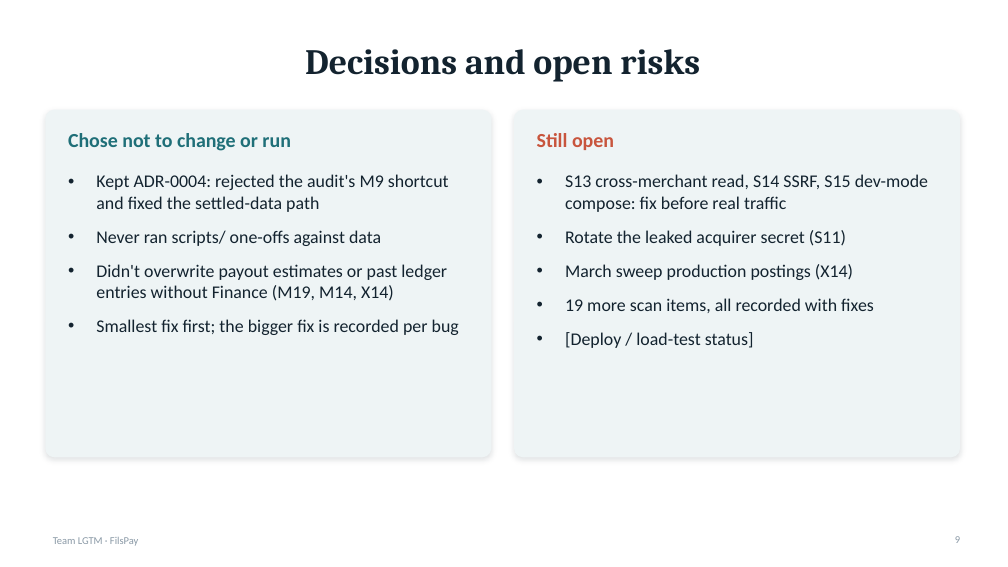
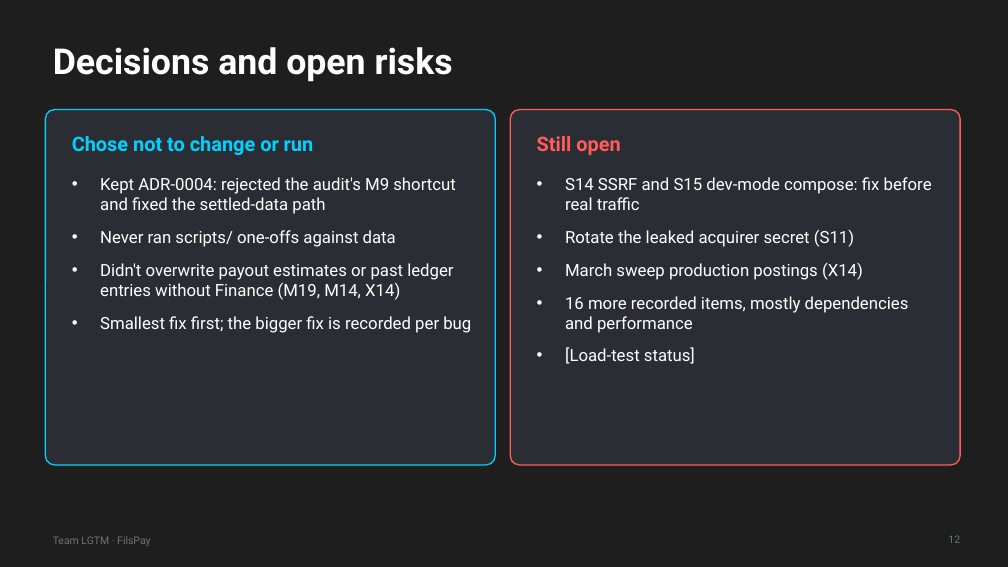
Before and after one commit to akheelnazim/fils-pay, a slide deck: slide 12 of submission/LGTM_FilsPay_Slides.pptx (slide 9 before the commit). Drawn at 1008x567 pixels with LibreOffice and Linux fonts; fonts in the diff are those of the drawing. Boxes give left, top, right and bottom in pixels: in the first picture for what was removed or moved away, otherwise in the second. Text is boxed around its words. In the diff, an @@ line names an element or a change of style, - is before the commit and + after.

```diff
--- a/submission/LGTM_FilsPay_Slides.pptx
+++ b/submission/LGTM_FilsPay_Slides.pptx
@@ background #FFFFFF to #1E1E1E @@
@@ title "Decisions and open risks" at (53, 47, 453, 82): font Cambria to Roboto, text colour #13232F to #FFFFFF; alignment centre to left @@
@@ rounded rectangle: place and size @@
-rounded rectangle at (45, 110, 492, 457)
+rounded rectangle at (45, 110, 495, 465)
@@ rounded rectangle at (45, 110, 495, 465): fill #EEF4F5 to #2A2D33; outline none to #00D1FF 1.25 pt; shadow off @@
@@ rounded rectangle: place and size @@
-rounded rectangle at (514, 110, 960, 457)
+rounded rectangle at (510, 110, 960, 465)
@@ rounded rectangle at (510, 110, 960, 465): fill #EEF4F5 to #2A2D33; outline none to #FF5C5C 1.25 pt; shadow off @@
@@ text "Chose not to change or ..." at (72, 136, 314, 155): font Calibri to Roboto, text colour #1F6F78 to #00D1FF @@
@@ text "Still open" at (537, 136, 620, 155): font Calibri to Roboto, text colour #C8553D to #FF5C5C @@
@@ text "Kept ADR-0004: rejected the audit's ..." at (100, 177, 471, 333): size 17 to 16 pt, font Calibri to Roboto, text colour #13232F to #FFFFFF @@
@@ text at (565, 177, 932, 210): text changed; size 17 to 16 pt; font Calibri to Roboto; text colour #13232F to #FFFFFF @@
-• S13 cross-merchant read, S14 SSRF, S15 dev-mode compose: fix before real traffic
+• S14 SSRF and S15 dev-mode compose: fix before real traffic
@@ text at (565, 230, 863, 280): size 17 to 16 pt, font Calibri to Roboto, text colour #13232F to #FFFFFF in "Rotate the leaked acquirer secret (S11)", "March sweep production postings (X14)" @@
@@ text at (565, 296, 909, 364): text changed; size 17 to 16 pt; font Calibri to Roboto; text colour #13232F to #FFFFFF @@
-• 19 more scan items, all recorded with fixes
-• [Deploy / load-test status]
+• 16 more recorded items, mostly dependencies and performance
+• [Load-test status]
@@ text "Team LGTM · FilsPay" at (53, 536, 150, 546): font Calibri to Roboto, text colour #8A99A6 to #6B7480 @@
@@ page number at (948, 535, 960, 543): text changed; font Calibri to Roboto; text colour #8A99A6 to #6B7480 @@
-9
+12
```
Also in this commit, not shown: 9 other slides changed, 5 slides added, 2 slides removed, 9 other files.
